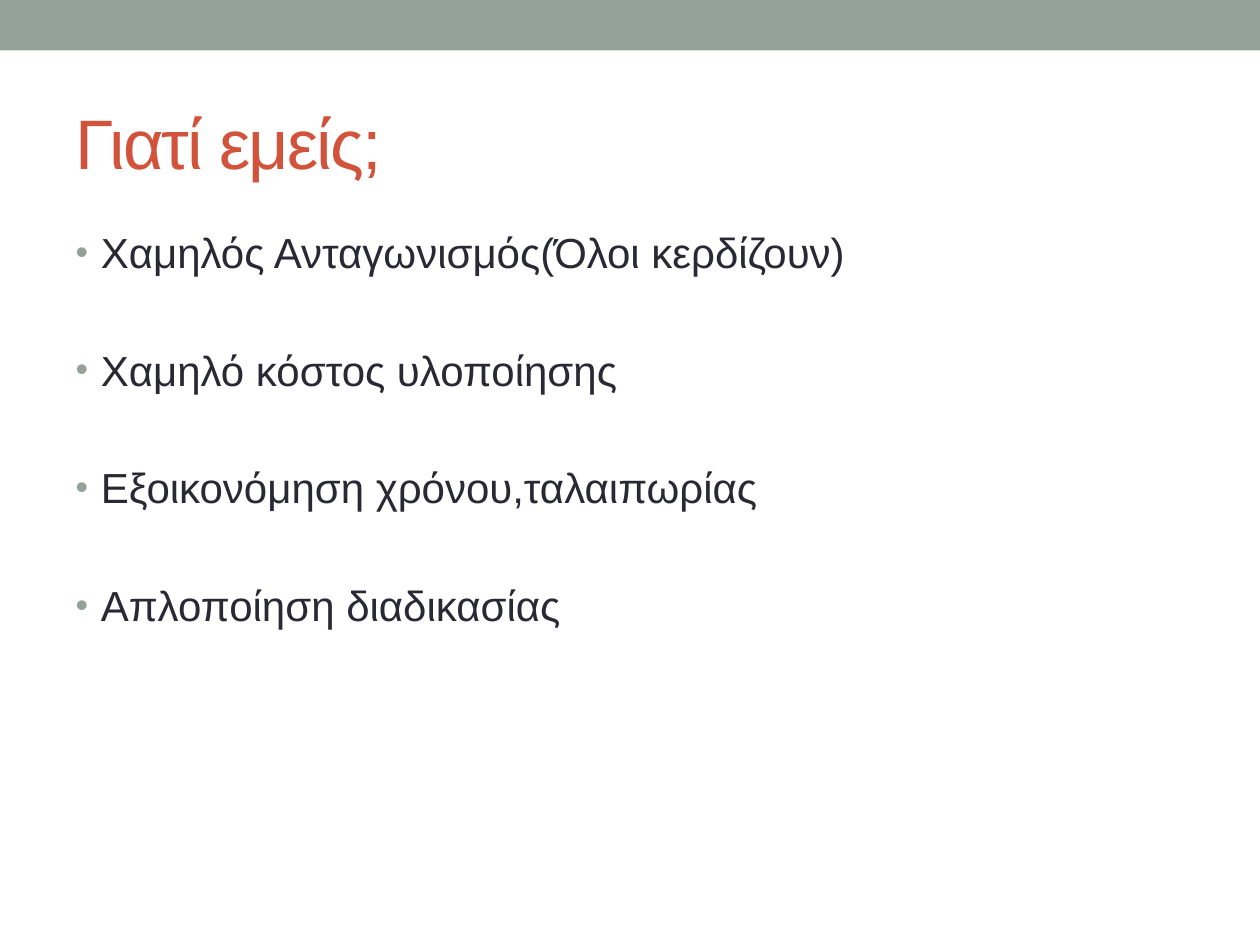
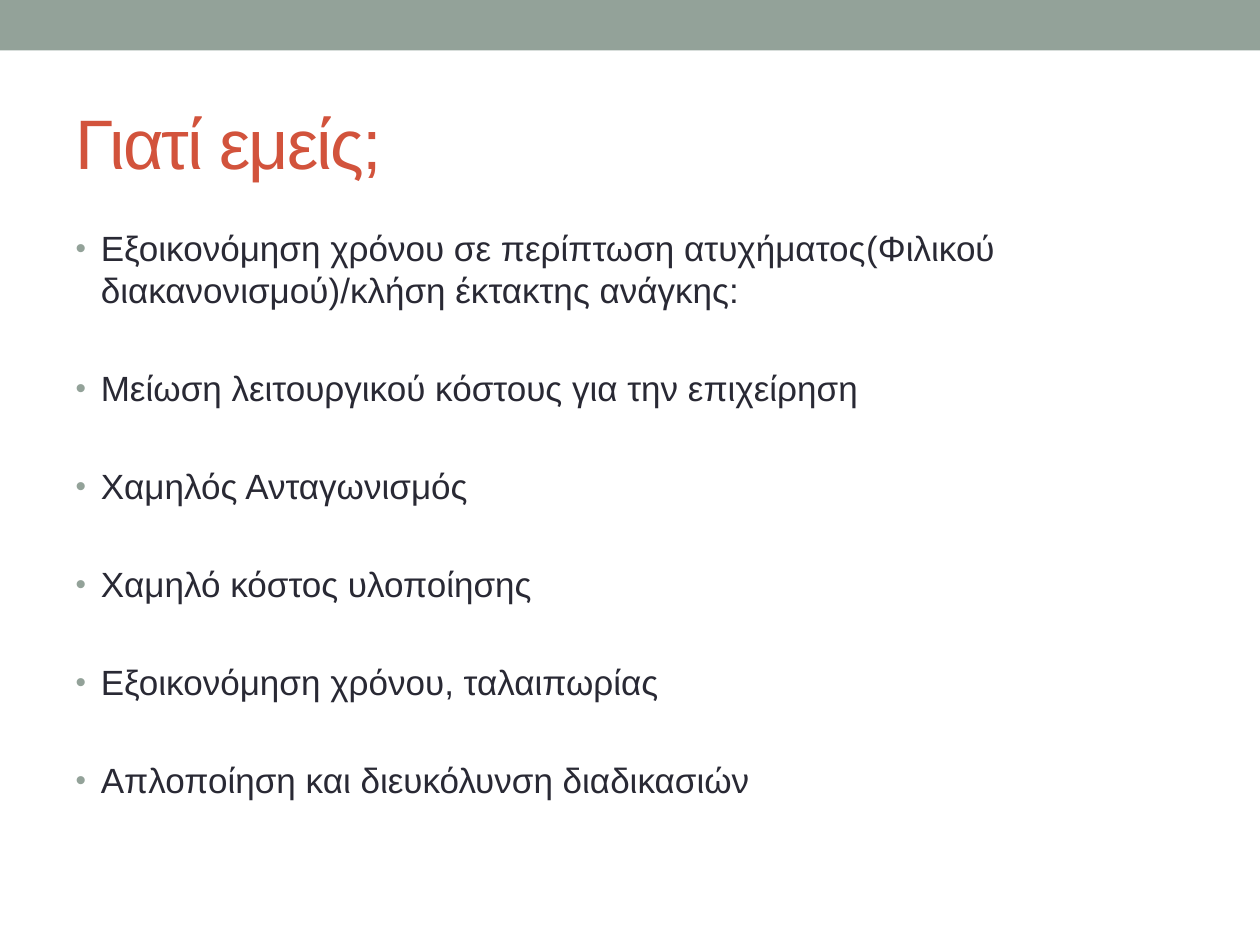
Before and after one commit to crowdhackathon-insurance2/PSL, a slide deck: slide 3 of PSL (1).pptx (slide 5 before the commit). Drawn at 1260x945 pixels with LibreOffice and Linux fonts; fonts in the diff are those of the drawing. Boxes give left, top, right and bottom in pixels: in the first picture for what was removed or moved away, otherwise in the second. Text is boxed around its words. In the diff, an @@ line names an element or a change of style, - is before the commit and + after.

```diff
--- a/PSL (1).pptx
+++ b/PSL (1).pptx
@@ text at bbox=[101, 234, 994, 506]: text changed; size 24 to 20 pt @@
-• Χαμηλός Ανταγωνισμός(Όλοι κερδίζουν)
+• Εξοικονόμηση χρόνου σε περίπτωση ατυχήματος(Φιλικού διακανονισμού)/κλήση έκτακτης ανάγκης:
+• Μείωση λειτουργικού κόστους για την επιχείρηση
+• Χαμηλός Ανταγωνισμός
@@ text at bbox=[101, 570, 532, 604]: size 24 to 20 pt in "Χαμηλό κόστος υλοποίησης" @@
@@ text at bbox=[101, 668, 749, 800]: text changed; size 24 to 20 pt @@
-• Εξοικονόμηση χρόνου,ταλαιπωρίας
-• Απλοποίηση διαδικασίας
+• Εξοικονόμηση χρόνου, ταλαιπωρίας
+• Απλοποίηση και διευκόλυνση διαδικασιών
```
Also in this commit, not shown: 3 other slides changed, 1 slide added, 1 slide removed.
